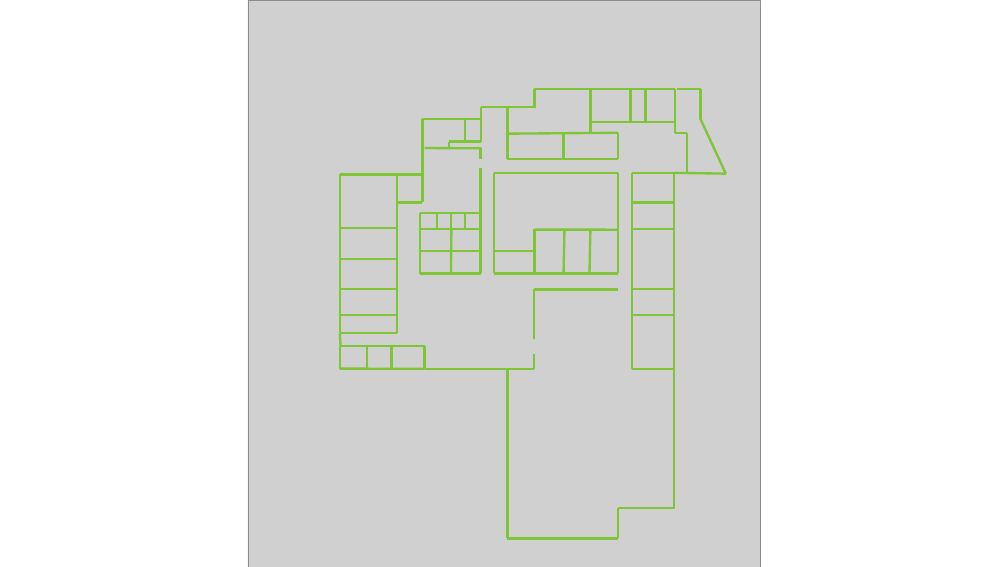
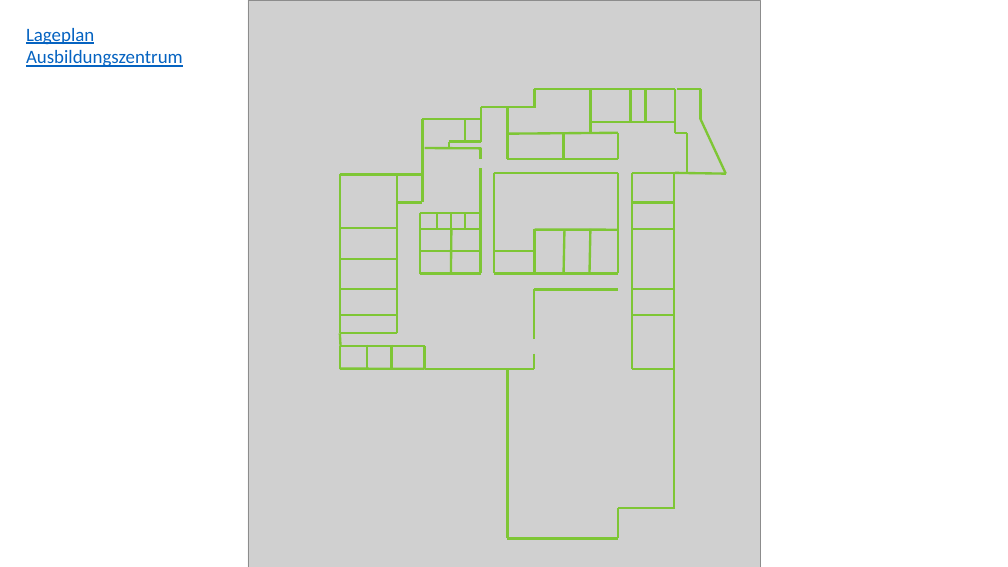
Before and after one commit to wago-enterprise-education/ausbildungszentrum, a slide deck: slide 6 of Website_TdA_2024.pptx. Drawn at 1008x567 pixels with LibreOffice and Linux fonts; fonts in the diff are those of the drawing; grey boxes stand for pictures. Boxes give left, top, right and bottom in pixels: in the first picture for what was removed or moved away, otherwise in the second. Text is boxed around its words. In the diff, an @@ line names an element or a change of style, - is before the commit and + after.

```diff
--- a/Website_TdA_2024.pptx
+++ b/Website_TdA_2024.pptx
@@ text added at (26, 28, 183, 67), 18 pt, text #0563C1, underline @@
+Lageplan Ausbildungszentrum
```
Also in this commit, not shown: 3 other slides changed, 1 slide added, 1 slide removed, 2 other files.
